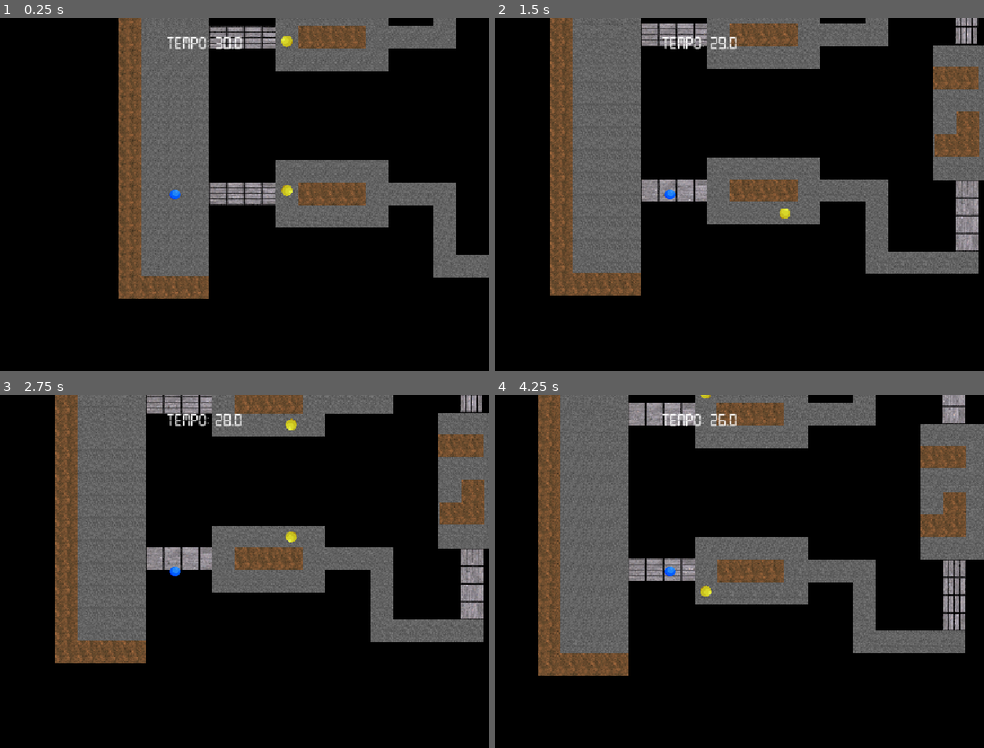
Above: before the commit, frames 1-4 (two rows, left to right).
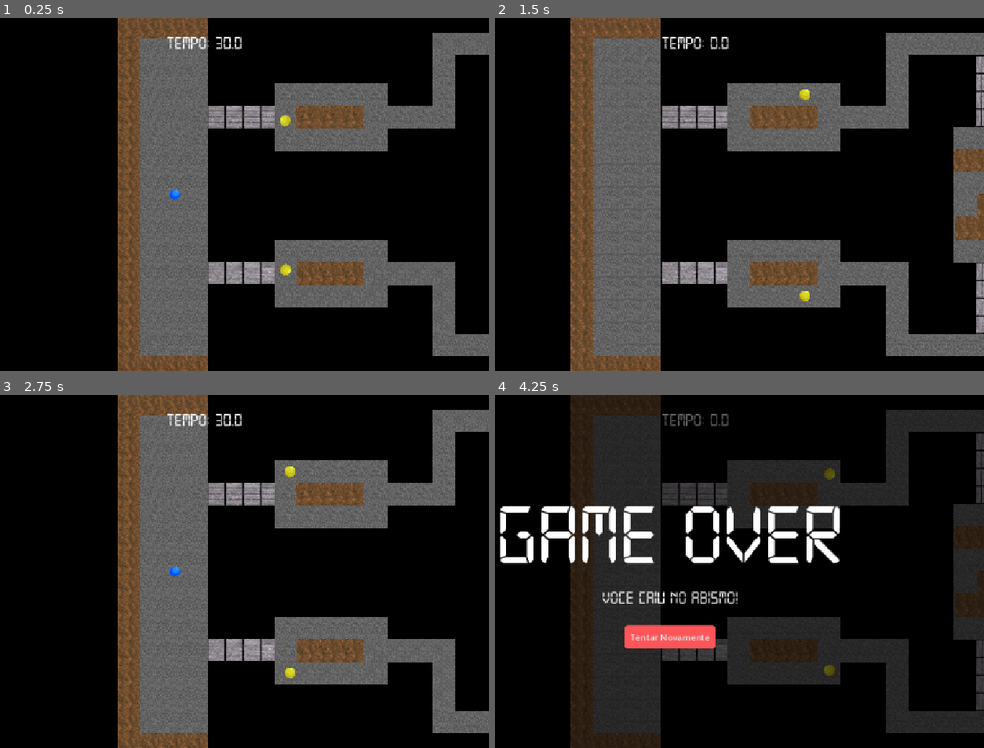
Above: after the commit, the same moments.

Repository: viniciusbaylet/DCC148-DesenvolvimentoJogos
Game: Godot game, scene res://scenes/main.tscn
The game is run twice, just before and just after one commit, with the same random seed, the same clock (stepped at 60 frames per second) and the same inputs. The project has no main scene, so this scene is started directly.
Inputs (mouse positions are in pixels of both pictures, inside the frame that each line leads up to):
- Up to frame 1 (0.25 s): no input
- Up to frame 2 (1.5 s): hold D (move_right) 0.53-1.28 s; hold S (move_down) from 1.28 s (still down)
- Up to frame 3 (2.75 s): release S (move_down) at 2 s; click (176, 638) at 2 s, where only the run after the commit has a clickable "Tentar Novamente"
- Up to frame 4 (4.25 s): hold D (move_right) 2.78-3.53 s; hold W (move_up) from 3.53 s (still down)

The runs differ from the first frame. In frame 1, 34% of the frame differs, in the area x 24-100%, y 0-100%; in frame 2, 48%; in frame 3, 55%; in frame 4, 61%, in the area x 0-100%, y 0-100%.

Commit message:
feat: add a script for the player to flash before a game over occurs

Diff:
--- a/Trabalho1/scenes/main.tscn
+++ b/Trabalho1/scenes/main.tscn
@@ -10,7 +10,7 @@
 [node name="Pista" parent="." unique_id=1142610319 instance=ExtResource("1_0wfyh")]
 
 [node name="Player" parent="." unique_id=25847643 instance=ExtResource("2_sugp2")]
-position = Vector2(70, 480)
+position = Vector2(73, 318)
 
 [node name="Tempo" parent="." unique_id=205442638 instance=ExtResource("3_sugp2")]
 
--- a/Trabalho1/scenes/pista.tscn
+++ b/Trabalho1/scenes/pista.tscn
@@ -734,129 +734,201 @@
 [node name="Abismo28" parent="." unique_id=575485743 instance=ExtResource("5_erodb")]
 position = Vector2(236, 545)
 
-[node name="Abismo29" parent="." unique_id=1185393204 instance=ExtResource("5_erodb")]
-position = Vector2(236, 591)
-
-[node name="Abismo30" parent="." unique_id=890786430 instance=ExtResource("5_erodb")]
-position = Vector2(266, 593)
-
 [node name="Abismo31" parent="." unique_id=1154947188 instance=ExtResource("5_erodb")]
-position = Vector2(296, 593)
-
-[node name="Abismo32" parent="." unique_id=668949775 instance=ExtResource("5_erodb")]
-position = Vector2(326, 593)
-
-[node name="Abismo33" parent="." unique_id=205327528 instance=ExtResource("5_erodb")]
-position = Vector2(356, 593)
-
-[node name="Abismo34" parent="." unique_id=1936939822 instance=ExtResource("5_erodb")]
-position = Vector2(386, 593)
-
-[node name="Abismo35" parent="." unique_id=1808727493 instance=ExtResource("5_erodb")]
-position = Vector2(416, 593)
-
-[node name="Abismo36" parent="." unique_id=970162047 instance=ExtResource("5_erodb")]
-position = Vector2(446, 593)
-
-[node name="Abismo37" parent="." unique_id=421271807 instance=ExtResource("5_erodb")]
-position = Vector2(476, 593)
-
-[node name="Abismo38" parent="." unique_id=1197517598 instance=ExtResource("5_erodb")]
-position = Vector2(506, 593)
-
-[node name="Abismo39" parent="." unique_id=286781556 instance=ExtResource("5_erodb")]
-position = Vector2(536, 593)
-
-[node name="Abismo43" parent="." unique_id=1198249776 instance=ExtResource("5_erodb")]
-position = Vector2(266, 363)
-
-[node name="Abismo44" parent="." unique_id=1704464351 instance=ExtResource("5_erodb")]
-position = Vector2(296, 363)
-
-[node name="Abismo45" parent="." unique_id=574866287 instance=ExtResource("5_erodb")]
-position = Vector2(326, 363)
-
-[node name="Abismo46" parent="." unique_id=796211591 instance=ExtResource("5_erodb")]
-position = Vector2(356, 363)
-
-[node name="Abismo47" parent="." unique_id=1559575270 instance=ExtResource("5_erodb")]
-position = Vector2(386, 363)
-
-[node name="Abismo48" parent="." unique_id=2061356356 instance=ExtResource("5_erodb")]
-position = Vector2(416, 363)
-
-[node name="Abismo49" parent="." unique_id=1882906711 instance=ExtResource("5_erodb")]
-position = Vector2(446, 363)
-
-[node name="Abismo50" parent="." unique_id=377712747 instance=ExtResource("5_erodb")]
-position = Vector2(476, 363)
-
-[node name="Abismo51" parent="." unique_id=678984632 instance=ExtResource("5_erodb")]
-position = Vector2(506, 363)
-
-[node name="Abismo52" parent="." unique_id=312556365 instance=ExtResource("5_erodb")]
-position = Vector2(536, 363)
-
-[node name="Abismo96" parent="." unique_id=626552943 instance=ExtResource("5_erodb")]
-position = Vector2(327, 273)
-
-[node name="Abismo97" parent="." unique_id=1082793373 instance=ExtResource("5_erodb")]
-position = Vector2(357, 273)
-
-[node name="Abismo98" parent="." unique_id=2098338888 instance=ExtResource("5_erodb")]
-position = Vector2(387, 273)
-
-[node name="Abismo99" parent="." unique_id=1835539632 instance=ExtResource("5_erodb")]
-position = Vector2(417, 273)
-
-[node name="Abismo100" parent="." unique_id=350276753 instance=ExtResource("5_erodb")]
-position = Vector2(447, 273)
-
-[node name="Abismo101" parent="." unique_id=35075793 instance=ExtResource("5_erodb")]
-position = Vector2(477, 273)
-
-[node name="Abismo102" parent="." unique_id=1140879317 instance=ExtResource("5_erodb")]
-position = Vector2(507, 273)
-
-[node name="Abismo103" parent="." unique_id=1974461247 instance=ExtResource("5_erodb")]
-position = Vector2(537, 273)
+position = Vector2(274, 585.00006)
+rotation = -1.5703759
+
+[node name="Abismo151" parent="." unique_id=256651163 instance=ExtResource("5_erodb")]
+position = Vector2(320, 585.00006)
+rotation = -1.5703759
+
+[node name="Abismo152" parent="." unique_id=599870191 instance=ExtResource("5_erodb")]
+position = Vector2(366, 585)
+rotation = -1.5703759
+
+[node name="Abismo153" parent="." unique_id=1340908553 instance=ExtResource("5_erodb")]
+position = Vector2(412, 585)
+rotation = -1.5703759
+
+[node name="Abismo154" parent="." unique_id=1776467441 instance=ExtResource("5_erodb")]
+position = Vector2(458.00003, 585.00006)
+rotation = -1.5703759
+
+[node name="Abismo155" parent="." unique_id=1948212967 instance=ExtResource("5_erodb")]
+position = Vector2(504.00003, 585)
+rotation = -1.5703759
+
+[node name="Abismo32" parent="." unique_id=966901121 instance=ExtResource("5_erodb")]
+position = Vector2(598, 682.00006)
+rotation = -1.5703759
+
+[node name="Abismo156" parent="." unique_id=106367717 instance=ExtResource("5_erodb")]
+position = Vector2(644, 682.00006)
+rotation = -1.5703759
+
+[node name="Abismo157" parent="." unique_id=1326694655 instance=ExtResource("5_erodb")]
+position = Vector2(690, 682)
+rotation = -1.5703759
+
+[node name="Abismo158" parent="." unique_id=282285632 instance=ExtResource("5_erodb")]
+position = Vector2(736, 682)
+rotation = -1.5703759
+
+[node name="Abismo159" parent="." unique_id=1821342421 instance=ExtResource("5_erodb")]
+position = Vector2(782, 682.00006)
+rotation = -1.5703759
+
+[node name="Abismo160" parent="." unique_id=1812329628 instance=ExtResource("5_erodb")]
+position = Vector2(828, 682)
+rotation = -1.5703759
+
+[node name="Abismo33" parent="." unique_id=291680518 instance=ExtResource("5_erodb")]
+position = Vector2(274, 371.00006)
+rotation = -1.5703759
+
+[node name="Abismo164" parent="." unique_id=734574703 instance=ExtResource("5_erodb")]
+position = Vector2(320, 371.00006)
+rotation = -1.5703759
+
+[node name="Abismo165" parent="." unique_id=1921708174 instance=ExtResource("5_erodb")]
+position = Vector2(366, 371)
+rotation = -1.5703759
+
+[node name="Abismo166" parent="." unique_id=226699209 instance=ExtResource("5_erodb")]
+position = Vector2(412, 371)
+rotation = -1.5703759
+
+[node name="Abismo167" parent="." unique_id=1168525642 instance=ExtResource("5_erodb")]
+position = Vector2(458, 371.00006)
+rotation = -1.5703759
+
+[node name="Abismo168" parent="." unique_id=1475401859 instance=ExtResource("5_erodb")]
+position = Vector2(504, 371)
+rotation = -1.5703759
+
+[node name="Abismo34" parent="." unique_id=28246668 instance=ExtResource("5_erodb")]
+position = Vector2(275, 265.00006)
+rotation = -1.5703759
+
+[node name="Abismo171" parent="." unique_id=886836228 instance=ExtResource("5_erodb")]
+position = Vector2(321, 265.00006)
+rotation = -1.5703759
+
+[node name="Abismo172" parent="." unique_id=1499520643 instance=ExtResource("5_erodb")]
+position = Vector2(367, 265)
+rotation = -1.5703759
+
+[node name="Abismo173" parent="." unique_id=1459173414 instance=ExtResource("5_erodb")]
+position = Vector2(413, 265)
+rotation = -1.5703759
+
+[node name="Abismo174" parent="." unique_id=1760412913 instance=ExtResource("5_erodb")]
+position = Vector2(459, 265.00006)
+rotation = -1.5703759
+
+[node name="Abismo175" parent="." unique_id=169948179 instance=ExtResource("5_erodb")]
+position = Vector2(505, 265)
+rotation = -1.5703759
+
+[node name="Abismo35" parent="." unique_id=1704812232 instance=ExtResource("5_erodb")]
+position = Vector2(274, 57.00006)
+rotation = -1.5703759
+
+[node name="Abismo183" parent="." unique_id=1789520061 instance=ExtResource("5_erodb")]
+position = Vector2(320, 57.00006)
+rotation = -1.5703759
+
+[node name="Abismo184" parent="." unique_id=2122328654 instance=ExtResource("5_erodb")]
+position = Vector2(366, 57)
+rotation = -1.5703759
+
+[node name="Abismo185" parent="." unique_id=1319247630 instance=ExtResource("5_erodb")]
+position = Vector2(412, 57)
+rotation = -1.5703759
+
+[node name="Abismo186" parent="." unique_id=1435026157 instance=ExtResource("5_erodb")]
+position = Vector2(458, 57.00006)
+rotation = -1.5703759
+
+[node name="Abismo187" parent="." unique_id=228449816 instance=ExtResource("5_erodb")]
+position = Vector2(504, 57)
+rotation = -1.5703759
+
+[node name="Abismo36" parent="." unique_id=553860906 instance=ExtResource("5_erodb")]
+position = Vector2(599, -47.99994)
+rotation = -1.5703759
+
+[node name="Abismo188" parent="." unique_id=467047757 instance=ExtResource("5_erodb")]
+position = Vector2(645, -47.99994)
+rotation = -1.5703759
+
+[node name="Abismo189" parent="." unique_id=522386349 instance=ExtResource("5_erodb")]
+position = Vector2(691, -48)
+rotation = -1.5703759
+
+[node name="Abismo190" parent="." unique_id=581622842 instance=ExtResource("5_erodb")]
+position = Vector2(737, -48)
+rotation = -1.5703759
+
+[node name="Abismo191" parent="." unique_id=1964728386 instance=ExtResource("5_erodb")]
+position = Vector2(783, -47.99994)
+rotation = -1.5703759
+
+[node name="Abismo192" parent="." unique_id=1379498516 instance=ExtResource("5_erodb")]
+position = Vector2(829, -48)
+rotation = -1.5703759
+
+[node name="Abismo169" parent="." unique_id=459313475 instance=ExtResource("5_erodb")]
+position = Vector2(581, 417)
+rotation = -1.5703759
+
+[node name="Abismo170" parent="." unique_id=577779395 instance=ExtResource("5_erodb")]
+position = Vector2(626.99994, 417)
+rotation = -1.5703759
+
+[node name="Abismo176" parent="." unique_id=1045527743 instance=ExtResource("5_erodb")]
+position = Vector2(579, 219)
+rotation = -1.5703759
+
+[node name="Abismo177" parent="." unique_id=45485007 instance=ExtResource("5_erodb")]
+position = Vector2(624.99994, 219)
+rotation = -1.5703759
+
+[node name="Abismo178" parent="." unique_id=1968852527 instance=ExtResource("5_erodb")]
+position = Vector2(670.99994, 219)
+rotation = -1.5703759
+
+[node name="Abismo179" parent="." unique_id=1094794861 instance=ExtResource("5_erodb")]
+position = Vector2(715, 69)
+rotation = -1.5703759
+
+[node name="Abismo161" parent="." unique_id=1216676877 instance=ExtResource("5_erodb")]
+position = Vector2(904, 493.00006)
+rotation = -1.5703759
+
+[node name="Abismo162" parent="." unique_id=500917380 instance=ExtResource("5_erodb")]
+position = Vector2(950, 493)
+rotation = -1.5703759
+
+[node name="Abismo163" parent="." unique_id=1764326085 instance=ExtResource("5_erodb")]
+position = Vector2(991.00006, 355.00003)
+rotation = -1.5703759
+
+[node name="Abismo180" parent="." unique_id=1423282232 instance=ExtResource("5_erodb")]
+position = Vector2(991.00006, 235.00002)
+rotation = -1.5703759
+
+[node name="Abismo181" parent="." unique_id=2045168528 instance=ExtResource("5_erodb")]
+position = Vector2(900.00006, 146)
+rotation = -1.5703759
+
+[node name="Abismo182" parent="." unique_id=637873772 instance=ExtResource("5_erodb")]
+position = Vector2(946.00006, 146)
+rotation = -1.5703759
 
 [node name="Abismo104" parent="." unique_id=1436774977 instance=ExtResource("5_erodb")]
 position = Vector2(541, 227)
 
-[node name="Abismo105" parent="." unique_id=1249115930 instance=ExtResource("5_erodb")]
-position = Vector2(571, 227)
-
-[node name="Abismo56" parent="." unique_id=2025914532 instance=ExtResource("5_erodb")]
-position = Vector2(266, 49)
-
-[node name="Abismo57" parent="." unique_id=453616351 instance=ExtResource("5_erodb")]
-position = Vector2(296, 49)
-
-[node name="Abismo58" parent="." unique_id=1266770515 instance=ExtResource("5_erodb")]
-position = Vector2(326, 49)
-
-[node name="Abismo59" parent="." unique_id=1931498922 instance=ExtResource("5_erodb")]
-position = Vector2(356, 49)
-
-[node name="Abismo60" parent="." unique_id=1877195563 instance=ExtResource("5_erodb")]
-position = Vector2(386, 49)
-
-[node name="Abismo61" parent="." unique_id=185019572 instance=ExtResource("5_erodb")]
-position = Vector2(416, 49)
-
-[node name="Abismo62" parent="." unique_id=1120078265 instance=ExtResource("5_erodb")]
-position = Vector2(446, 49)
-
-[node name="Abismo63" parent="." unique_id=1127125611 instance=ExtResource("5_erodb")]
-position = Vector2(476, 49)
-
-[node name="Abismo64" parent="." unique_id=1348780045 instance=ExtResource("5_erodb")]
-position = Vector2(506, 49)
-
-[node name="Abismo65" parent="." unique_id=1229917572 instance=ExtResource("5_erodb")]
-position = Vector2(536, 49)
-
 [node name="Abismo71" parent="." unique_id=549360629 instance=ExtResource("5_erodb")]
 position = Vector2(541, 95)
 
@@ -872,62 +944,11 @@
 [node name="Abismo75" parent="." unique_id=2119188109 instance=ExtResource("5_erodb")]
 position = Vector2(561, -43)
 
-[node name="Abismo76" parent="." unique_id=698796808 instance=ExtResource("5_erodb")]
-position = Vector2(591, -56)
-
-[node name="Abismo77" parent="." unique_id=2016849519 instance=ExtResource("5_erodb")]
-position = Vector2(621, -56)
-
-[node name="Abismo78" parent="." unique_id=1898596889 instance=ExtResource("5_erodb")]
-position = Vector2(651, -56)
-
-[node name="Abismo79" parent="." unique_id=552175680 instance=ExtResource("5_erodb")]
-position = Vector2(681, -56)
-
-[node name="Abismo80" parent="." unique_id=2087351093 instance=ExtResource("5_erodb")]
-position = Vector2(711, -56)
-
-[node name="Abismo81" parent="." unique_id=74867101 instance=ExtResource("5_erodb")]
-position = Vector2(741, -56)
-
-[node name="Abismo82" parent="." unique_id=145124329 instance=ExtResource("5_erodb")]
-position = Vector2(771, -56)
-
-[node name="Abismo83" parent="." unique_id=829134533 instance=ExtResource("5_erodb")]
-position = Vector2(801, -56)
-
-[node name="Abismo84" parent="." unique_id=808796870 instance=ExtResource("5_erodb")]
-position = Vector2(831, -56)
-
 [node name="Abismo85" parent="." unique_id=411444149 instance=ExtResource("5_erodb")]
-position = Vector2(861, -56)
-
-[node name="Abismo131" parent="." unique_id=1909745431 instance=ExtResource("5_erodb")]
-position = Vector2(650, 690)
-
-[node name="Abismo132" parent="." unique_id=1808345759 instance=ExtResource("5_erodb")]
-position = Vector2(680, 690)
-
-[node name="Abismo133" parent="." unique_id=360591988 instance=ExtResource("5_erodb")]
-position = Vector2(710, 690)
-
-[node name="Abismo134" parent="." unique_id=92841435 instance=ExtResource("5_erodb")]
-position = Vector2(740, 690)
-
-[node name="Abismo135" parent="." unique_id=1556779720 instance=ExtResource("5_erodb")]
-position = Vector2(770, 690)
-
-[node name="Abismo136" parent="." unique_id=552377436 instance=ExtResource("5_erodb")]
-position = Vector2(800, 690)
-
-[node name="Abismo137" parent="." unique_id=1264655995 instance=ExtResource("5_erodb")]
-position = Vector2(830, 690)
-
-[node name="Abismo138" parent="." unique_id=808344099 instance=ExtResource("5_erodb")]
-position = Vector2(860, 690)
+position = Vector2(862, -46)
 
 [node name="Abismo139" parent="." unique_id=1112445521 instance=ExtResource("5_erodb")]
-position = Vector2(866, 657)
+position = Vector2(866, 685)
 
 [node name="Abismo2" parent="." unique_id=90997205 instance=ExtResource("5_erodb")]
 position = Vector2(176, 591)
@@ -936,20 +957,11 @@
 position = Vector2(176, 637)
 
 [node name="Abismo12" parent="." unique_id=342070673 instance=ExtResource("5_erodb")]
-position = Vector2(866, 533)
+position = Vector2(866, 547)
 
 [node name="Abismo140" parent="." unique_id=1955849642 instance=ExtResource("5_erodb")]
 position = Vector2(866, 501)
 
-[node name="Abismo141" parent="." unique_id=1531627301 instance=ExtResource("5_erodb")]
-position = Vector2(896, 501)
-
-[node name="Abismo142" parent="." unique_id=859420504 instance=ExtResource("5_erodb")]
-position = Vector2(926, 501)
-
-[node name="Abismo143" parent="." unique_id=145022541 instance=ExtResource("5_erodb")]
-position = Vector2(956, 501)
-
 [node name="Abismo144" parent="." unique_id=1027392445 instance=ExtResource("5_erodb")]
 position = Vector2(959, 455)
 
@@ -959,62 +971,38 @@
 [node name="Abismo146" parent="." unique_id=792881079 instance=ExtResource("5_erodb")]
 position = Vector2(959, 363)
 
-[node name="Abismo147" parent="." unique_id=814263238 instance=ExtResource("5_erodb")]
-position = Vector2(989, 363)
-
-[node name="Abismo148" parent="." unique_id=78053472 instance=ExtResource("5_erodb")]
-position = Vector2(998, 363)
-
 [node name="Abismo13" parent="." unique_id=579158021 instance=ExtResource("5_erodb")]
-position = Vector2(866, 579)
+position = Vector2(866, 593)
 
 [node name="Abismo14" parent="." unique_id=1597159859 instance=ExtResource("5_erodb")]
-position = Vector2(866, 625)
+position = Vector2(866, 639)
 
 [node name="Abismo15" parent="." unique_id=526336972 instance=ExtResource("5_erodb")]
-position = Vector2(862, 11)
+position = Vector2(862, 0)
 
 [node name="Abismo16" parent="." unique_id=402661140 instance=ExtResource("5_erodb")]
-position = Vector2(862, 57)
+position = Vector2(862, 46)
 
 [node name="Abismo17" parent="." unique_id=1411952580 instance=ExtResource("5_erodb")]
-position = Vector2(862, 103)
+position = Vector2(862, 92)
 
 [node name="Abismo86" parent="." unique_id=1538632976 instance=ExtResource("5_erodb")]
 position = Vector2(862, 138)
 
-[node name="Abismo87" parent="." unique_id=1433798421 instance=ExtResource("5_erodb")]
-position = Vector2(892, 138)
-
-[node name="Abismo88" parent="." unique_id=1227997010 instance=ExtResource("5_erodb")]
-position = Vector2(922, 138)
-
 [node name="Abismo89" parent="." unique_id=1683316647 instance=ExtResource("5_erodb")]
-position = Vector2(956, 185)
+position = Vector2(956, 181)
 
 [node name="Abismo90" parent="." unique_id=809510457 instance=ExtResource("5_erodb")]
 position = Vector2(956, 227)
 
-[node name="Abismo91" parent="." unique_id=1770906042 instance=ExtResource("5_erodb")]
-position = Vector2(986, 227)
-
-[node name="Abismo149" parent="." unique_id=1367899153 instance=ExtResource("5_erodb")]
-position = Vector2(999, 227)
-
 [node name="Abismo18" parent="." unique_id=861307937 instance=ExtResource("5_erodb")]
 position = Vector2(677, 77)
 
-[node name="Abismo109" parent="." unique_id=269596238 instance=ExtResource("5_erodb")]
-position = Vector2(707, 77)
-
-[node name="Abismo110" parent="." unique_id=2113053053 instance=ExtResource("5_erodb")]
-position = Vector2(737, 77)
-
-[node name="Abismo111" parent="." unique_id=1681887279 instance=ExtResource("5_erodb")]
+[node name="Abismo112" parent="." unique_id=1842004046 instance=ExtResource("5_erodb")]
 position = Vector2(746, 77)
 
-[node name="Abismo112" parent="." unique_id=1842004046 instance=ExtResource("5_erodb")]
-position = Vector2(746, 123)
+[node name="Abismo121" parent="." unique_id=1684011553 instance=ExtResource("5_erodb")]
+position = Vector2(746, 107)
 
 [node name="Abismo113" parent="." unique_id=1049061466 instance=ExtResource("5_erodb")]
 position = Vector2(746, 137)
@@ -1037,9 +1025,6 @@
 [node name="Abismo120" parent="." unique_id=1601312992 instance=ExtResource("5_erodb")]
 position = Vector2(700, 452)
 
-[node name="Abismo121" parent="." unique_id=1734311241 instance=ExtResource("5_erodb")]
-position = Vector2(732, 500)
-
 [node name="Abismo122" parent="." unique_id=1071416046 instance=ExtResource("5_erodb")]
 position = Vector2(740, 500)
 
@@ -1082,39 +1067,12 @@
 [node name="Abismo128" parent="." unique_id=1260388520 instance=ExtResource("5_erodb")]
 position = Vector2(560, 685)
 
-[node name="Abismo129" parent="." unique_id=1736244307 instance=ExtResource("5_erodb")]
-position = Vector2(590, 690)
-
-[node name="Abismo130" parent="." unique_id=282294416 instance=ExtResource("5_erodb")]
-position = Vector2(620, 690)
-
 [node name="Abismo69" parent="." unique_id=1326659784 instance=ExtResource("5_erodb")]
 position = Vector2(560, 547)
 
 [node name="Abismo25" parent="." unique_id=1460349958 instance=ExtResource("5_erodb")]
 position = Vector2(543, 409)
 
-[node name="Abismo66" parent="." unique_id=946430355 instance=ExtResource("5_erodb")]
-position = Vector2(573, 409)
-
-[node name="Abismo67" parent="." unique_id=1113672871 instance=ExtResource("5_erodb")]
-position = Vector2(603, 409)
-
-[node name="Abismo68" parent="." unique_id=468923795 instance=ExtResource("5_erodb")]
-position = Vector2(633, 409)
-
-[node name="Abismo70" parent="." unique_id=1962041037 instance=ExtResource("5_erodb")]
-position = Vector2(663, 409)
-
-[node name="Abismo106" parent="." unique_id=1239219756 instance=ExtResource("5_erodb")]
-position = Vector2(601, 227)
-
-[node name="Abismo107" parent="." unique_id=779125684 instance=ExtResource("5_erodb")]
-position = Vector2(631, 227)
-
-[node name="Abismo108" parent="." unique_id=1285424783 instance=ExtResource("5_erodb")]
-position = Vector2(661, 227)
-
 [node name="Abismo26" parent="." unique_id=2071569432 instance=ExtResource("5_erodb")]
 position = Vector2(542, 547)
 
@@ -1151,15 +1109,6 @@
 [node name="Abismo93" parent="." unique_id=408980866 instance=ExtResource("5_erodb")]
 position = Vector2(236, 225)
 
-[node name="Abismo94" parent="." unique_id=15055964 instance=ExtResource("5_erodb")]
-position = Vector2(267, 273)
-
-[node name="Abismo150" parent="." unique_id=384062641 instance=ExtResource("5_erodb")]
-position = Vector2(237, 273)
-
-[node name="Abismo95" parent="." unique_id=138134975 instance=ExtResource("5_erodb")]
-position = Vector2(297, 273)
-
 [node name="Abismo5" parent="." unique_id=1770491372 instance=ExtResource("5_erodb")]
 position = Vector2(176, 363)
 
@@ -1171,9 +1120,6 @@
 
 [node name="Abismo41" parent="." unique_id=847446226 instance=ExtResource("5_erodb")]
 position = Vector2(236, 409)
-
-[node name="Abismo42" parent="." unique_id=1073867631 instance=ExtResource("5_erodb")]
-position = Vector2(236, 363)
 
 [node name="Trajetoria3" type="Path2D" parent="." unique_id=6603870]
 curve = SubResource("Curve2D_12jx3")
--- a/Trabalho1/scripts/abismo.gd
+++ b/Trabalho1/scripts/abismo.gd
@@ -1,28 +1,32 @@
 extends Area2D
 
+var has_fallen: bool = false
 
 # Called when the node enters the scene tree for the first time.
 func _ready() -> void:
-	pass # Replace with function body.
-
+	pass
 
 # Called every frame. 'delta' is the elapsed time since the previous frame.
 func _process(delta: float) -> void:
 	pass
 
+func _on_body_entered(body: Node2D) -> void:
+	if has_fallen:
+		return
 
-func _on_body_entered(body: Node2D) -> void:
 	if body.name == "Player":
+		has_fallen = true
+
 		var main_node = get_tree().current_scene
-
 		if main_node:
-			# Pega o nó CanvasLayer "Tempo" e depois pega o "Timer" que está dentro dele
 			var node_tempo = main_node.get_node_or_null("Tempo")
 			var timer = node_tempo.get_node_or_null("Timer") if node_tempo else null
-			var tela_final = main_node.get_node_or_null("Final")
-
-			if timer and not timer.is_stopped() and timer.time_left > 0:
+			if timer and not timer.is_stopped():
 				timer.stop()
 
-				if tela_final:
-					tela_final.mostrar_final("Game Over", "Voce caiu no abismo!", "Tentar Novamente")
+			if body.has_method("blink_and_vanish"):
+				await body.blink_and_vanish()
+
+			var tela_final = main_node.get_node_or_null("Final")
+			if tela_final:
+				tela_final.mostrar_final("Game Over", "Voce caiu no abismo!", "Tentar Novamente")
--- a/Trabalho1/scripts/player.gd
+++ b/Trabalho1/scripts/player.gd
@@ -1,14 +1,16 @@
 extends CharacterBody2D
-
 
 @export var speed: float = 350.0
 @export var acceleration: float = 800.0
 @export var friction: float = 1000.0
 
 var speed_modifier: float = 1.0
-
+var is_dying: bool = false
 
 func _physics_process(delta: float) -> void:
+	if is_dying:
+		return
+
 	var direction = Input.get_vector("move_left", "move_right", "move_up", "move_down")
 	var current_speed = speed * speed_modifier
 	if direction != Vector2.ZERO:
@@ -19,3 +21,24 @@
 
 func set_speed_modifier(new_modifier: float) -> void:
 	speed_modifier = new_modifier
+
+# Função chamada quando cai no abismo para fazer o efeito de piscar
+func blink_and_vanish() -> void:
+	if is_dying:
+		return
+	is_dying = true
+
+	velocity = Vector2.ZERO
+	set_process(false)
+	set_physics_process(false)
+
+	var sprite = get_node_or_null("Sprite2D")
+
+	# Faz o player piscar rapidamente 6 vezes
+	for i in range(6):
+		if sprite:
+			sprite.visible = not sprite.visible
+		await get_tree().create_timer(0.1, true).timeout
+
+	if sprite:
+		sprite.visible = false
